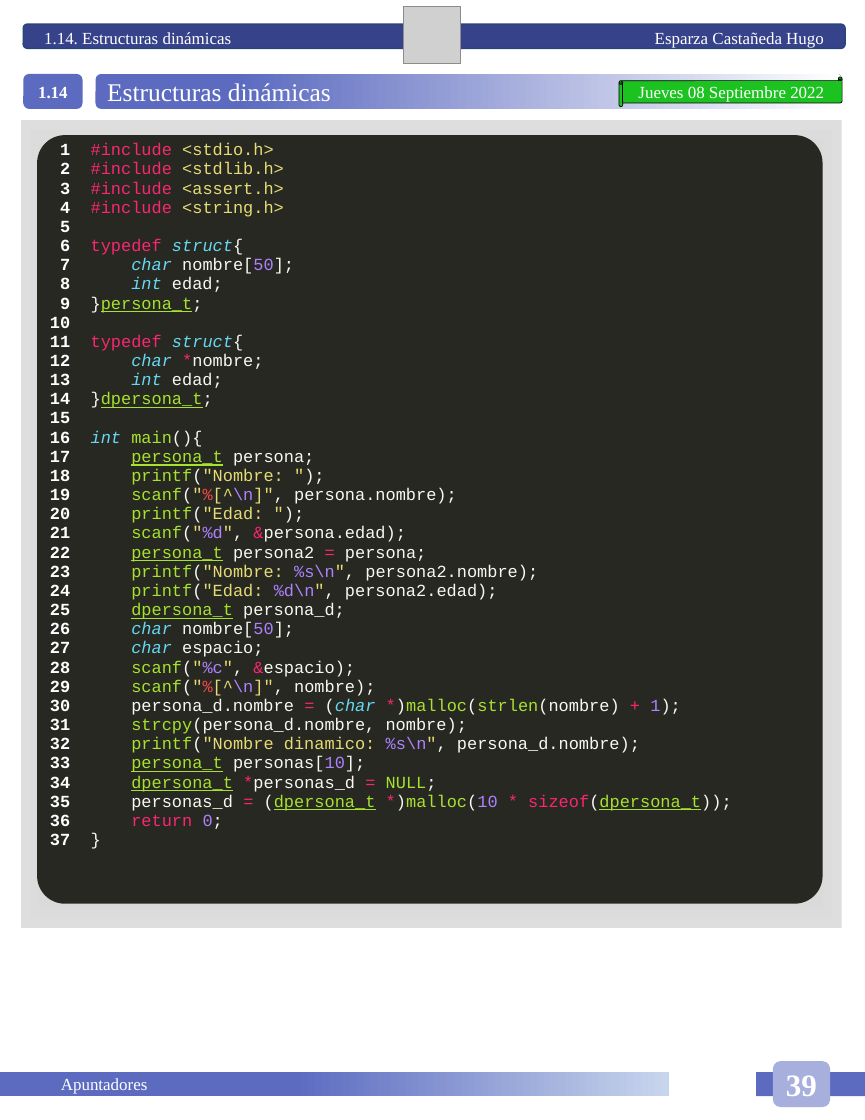
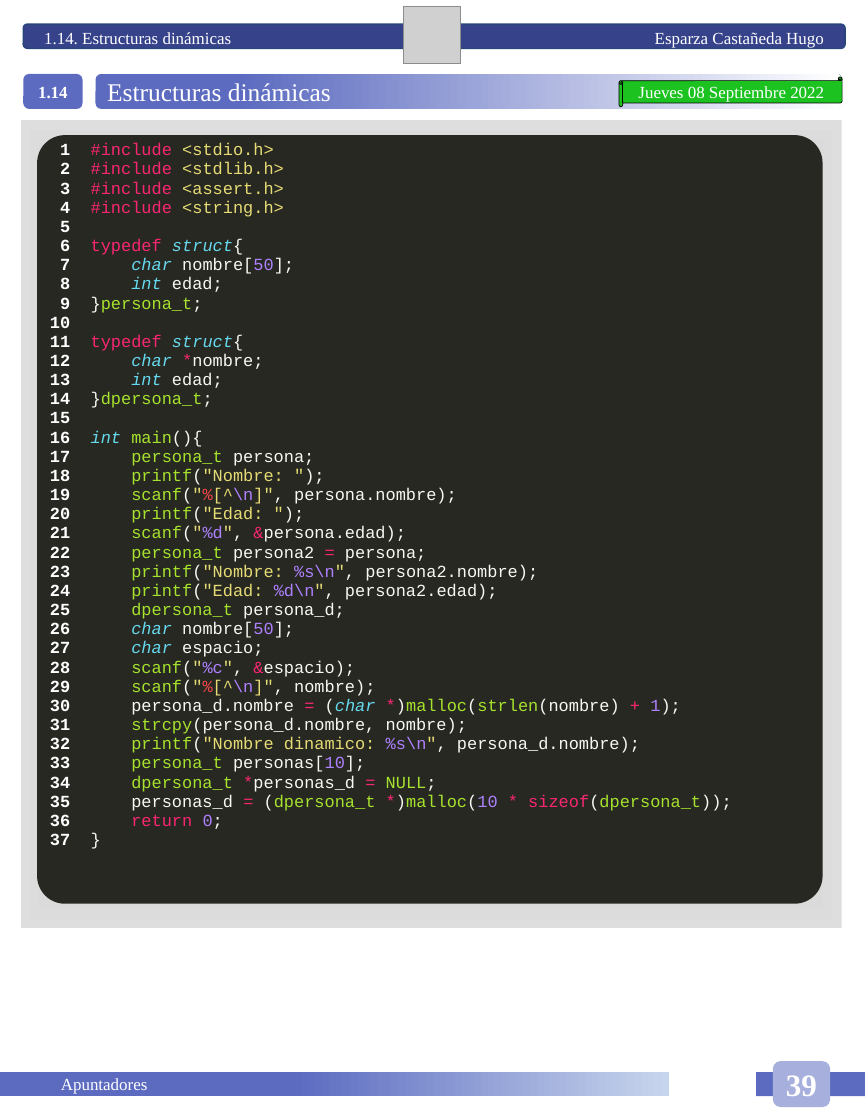
Before and after one commit to HugoEsparzaC/Libreta-Estructuras-II, a slide deck: slide 45 of Libreta Estructuras de Datos II.pptx. Drawn at 865x1120 pixels with LibreOffice and Linux fonts; fonts in the diff are those of the drawing; grey boxes stand for pictures. Boxes give left, top, right and bottom in pixels: in the first picture for what was removed or moved away, otherwise in the second. Text is boxed around its words. In the diff, an @@ line names an element or a change of style, - is before the commit and + after.

```diff
--- a/Libreta Estructuras de Datos II.pptx
+++ b/Libreta Estructuras de Datos II.pptx
@@ table at (37, 136, 822, 903) @@
@@ underline off in "}persona_t;", "}dpersona_t;", "persona_t", "persona_t" and 4 more places @@
```
Also in this commit, not shown: 15 other slides changed, 21 slides added, 1 slide removed, 1 other file.
